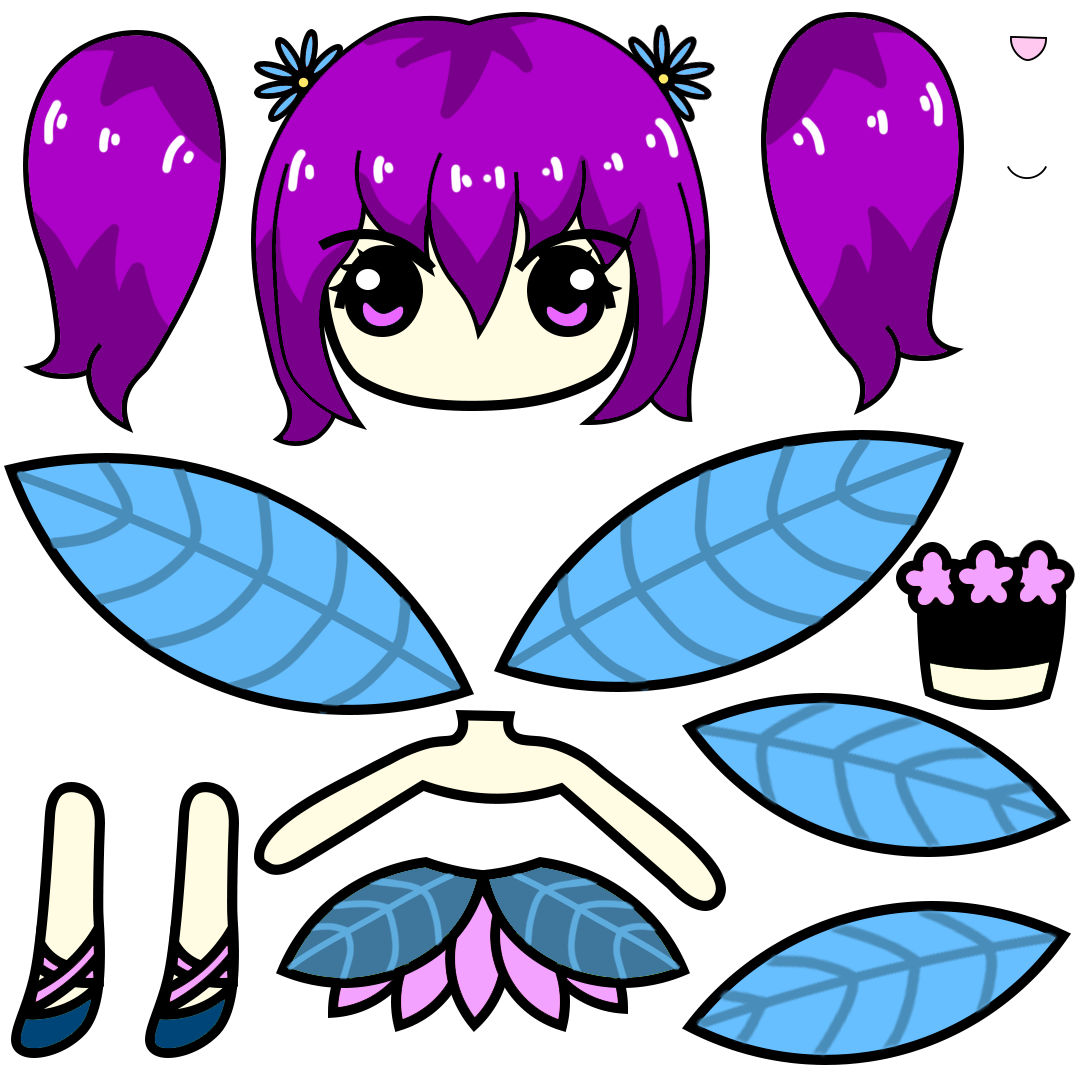
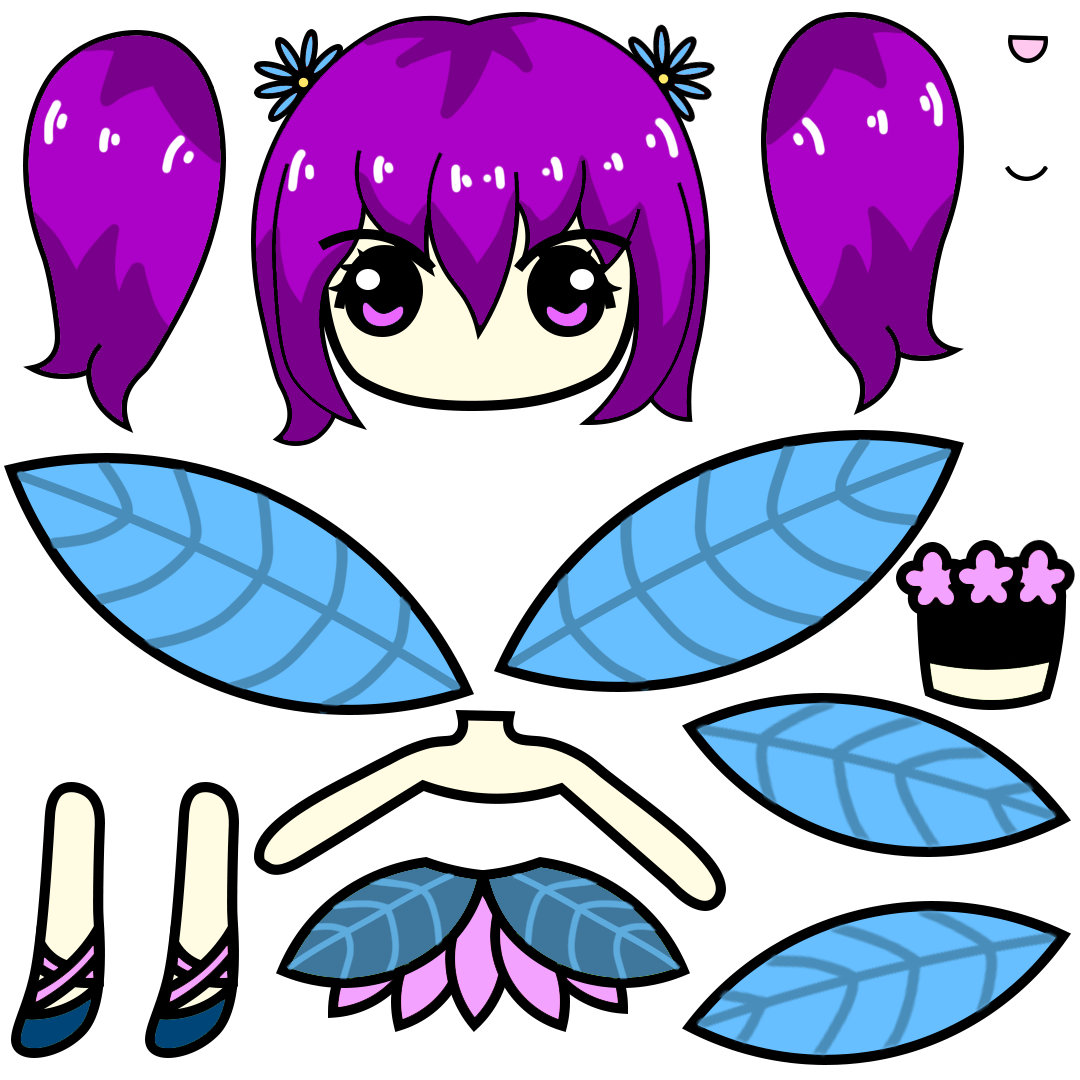
Comparing the layer stacks of the two 1080 x 1080 images. Changes:
painted on "Talk" over [1008, 35, 1048, 63]
painted on "Mouth" over [1005, 166, 1048, 181]
